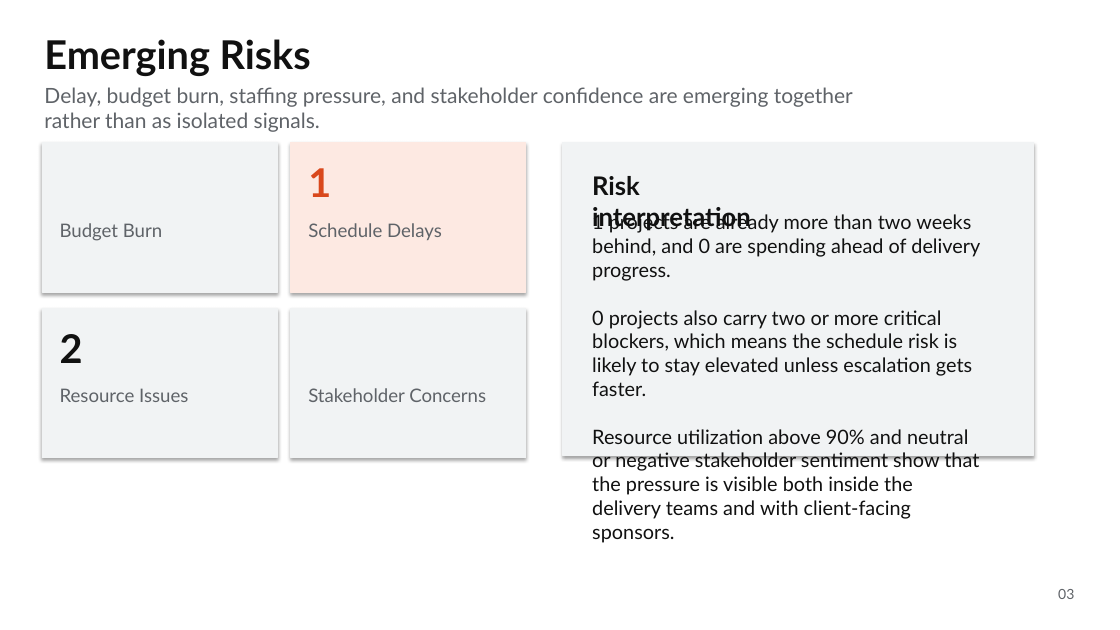
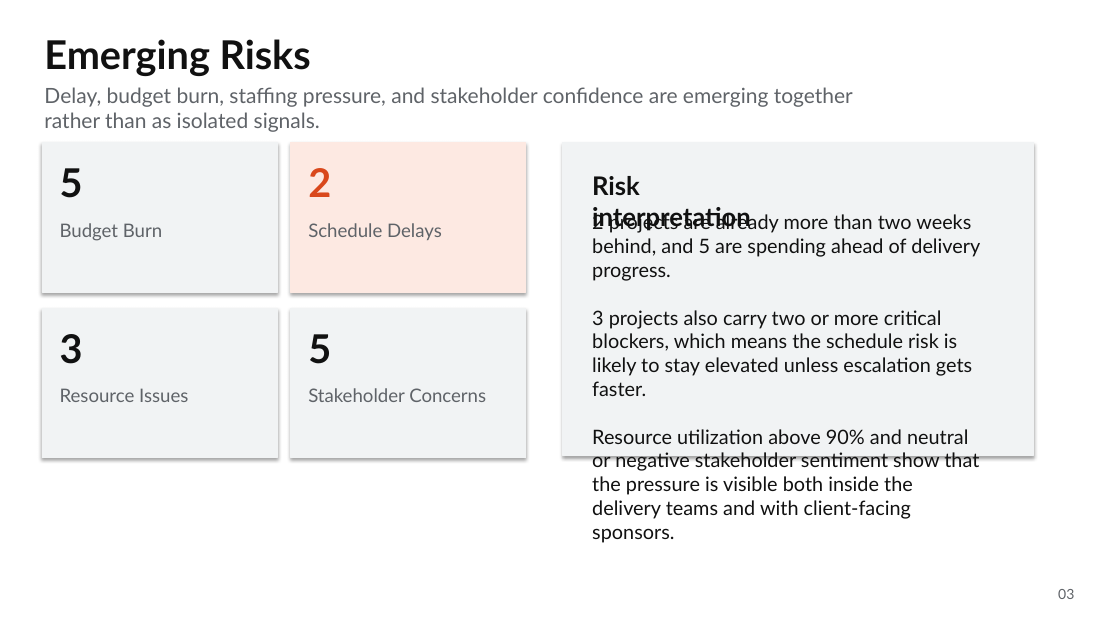
Before and after one commit to Rajibpanda01/Project-Health-Reporting-Agent, a slide deck: slide 3 of deliverables/monthly_executive_deck.pptx. Drawn at 1120x630 pixels with LibreOffice and Linux fonts; fonts in the diff are those of the drawing. Boxes give left, top, right and bottom in pixels: in the first picture for what was removed or moved away, otherwise in the second. Text is boxed around its words. In the diff, an @@ line names an element or a change of style, - is before the commit and + after.

```diff
--- a/deliverables/monthly_executive_deck.pptx
+++ b/deliverables/monthly_executive_deck.pptx
@@ text added at box(60, 168, 83, 198), 34 pt, text #111111, bold @@
+5
@@ text at box(308, 168, 331, 197): text changed @@
-1
+2
@@ text at box(592, 212, 980, 396): text changed @@
-1 projects are already more than two weeks behind, and 0 are spending ahead of delivery progress.
-0 projects also carry two or more critical blockers, which means the schedule risk is likely to stay elevated unless escalation gets faster.
+2 projects are already more than two weeks behind, and 5 are spending ahead of delivery progress.
+3 projects also carry two or more critical blockers, which means the schedule risk is likely to stay elevated unless escalation gets faster.
@@ text at box(60, 334, 83, 364): text changed @@
-2
+3
@@ text added at box(308, 334, 331, 364), 34 pt, text #111111, bold @@
+5
```
Also in this commit, not shown: 4 other slides changed.
